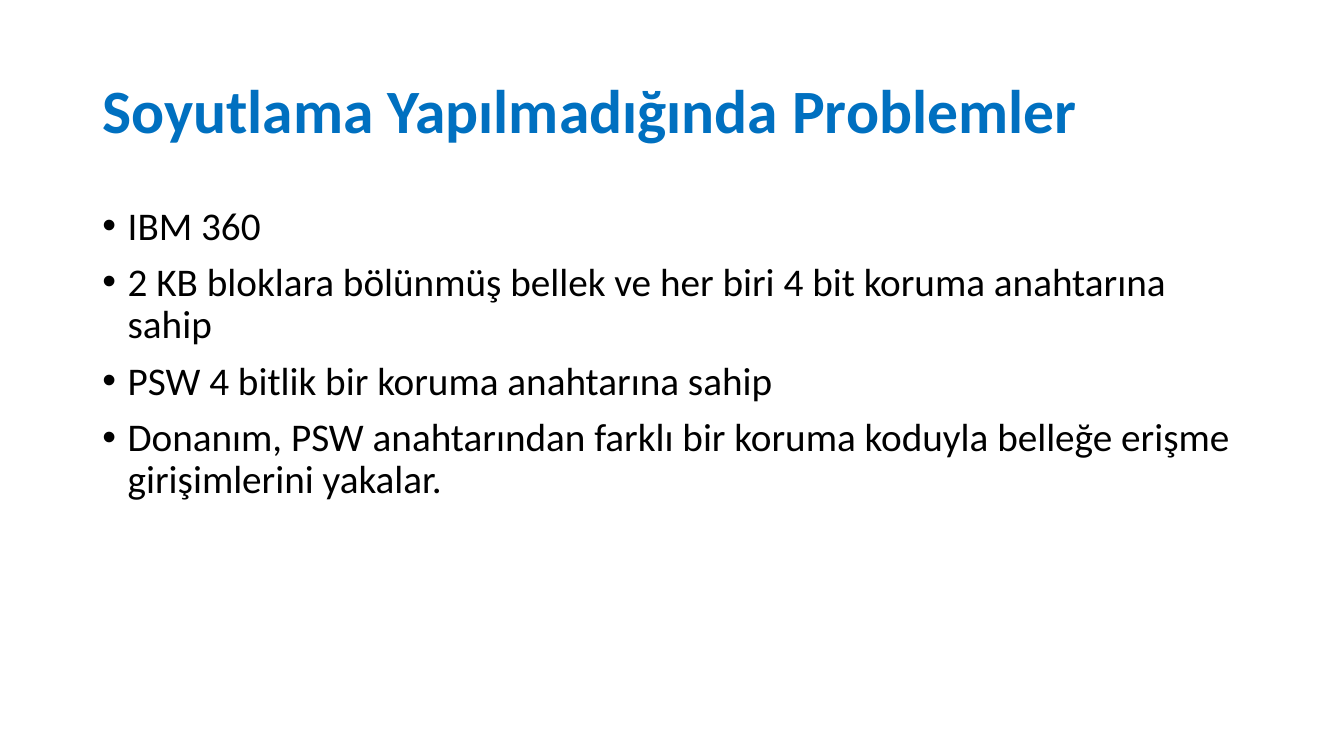
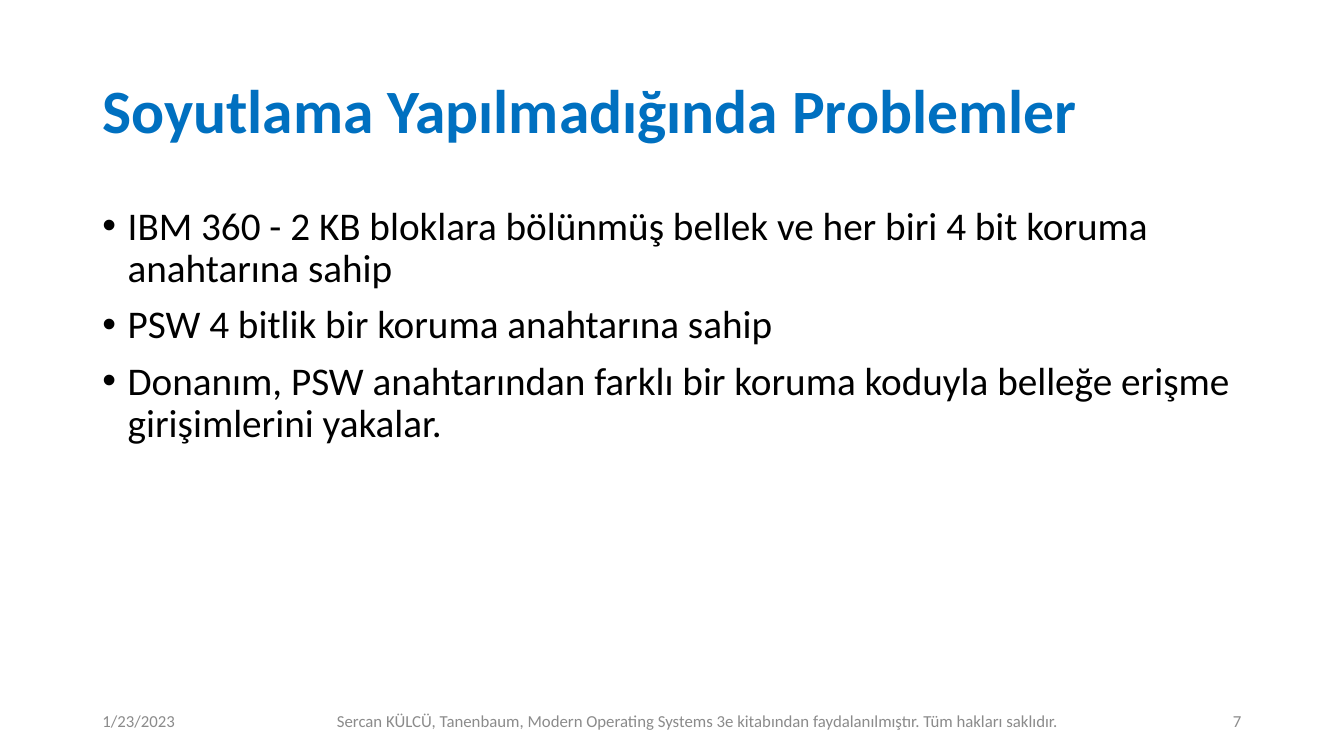
Before and after one commit to sercankulcu/sercankulcu.github.io, a slide deck: slide 7 of files/os/3_Bolum_3_Bellek.pptx (slide 5 before the commit). Drawn at 1344x756 pixels with LibreOffice and Linux fonts; fonts in the diff are those of the drawing. Boxes give left, top, right and bottom in pixels: in the first picture for what was removed or moved away, otherwise in the second. Text is boxed around its words. In the diff, an @@ line names an element or a change of style, - is before the commit and + after.

```diff
--- a/files/os/3_Bolum_3_Bellek.pptx
+++ b/files/os/3_Bolum_3_Bellek.pptx
@@ text at (x1=128, y1=212, x2=1147, y2=289): text changed @@
-• IBM 360
-• 2 KB bloklara bölünmüş bellek ve her biri 4 bit koruma anahtarına sahip
+• IBM 360 - 2 KB bloklara bölünmüş bellek ve her biri 4 bit koruma anahtarına sahip
@@ text added at (x1=102, y1=715, x2=174, y2=728), 12 pt, text #8C8C8C @@
+1/23/2023
@@ text added at (x1=337, y1=714, x2=1057, y2=730), 12 pt, text #8C8C8C @@
+Sercan KÜLCÜ, Tanenbaum, Modern Operating Systems 3e kitabından faydalanılmıştır. Tüm hakları saklıdır.
@@ page number added at (x1=1233, y1=716, x2=1241, y2=727), 12 pt, text #8C8C8C @@
+7
```
Also in this commit, not shown: 51 other slides changed, 65 slides added, 4 slides removed, 5 other files.
